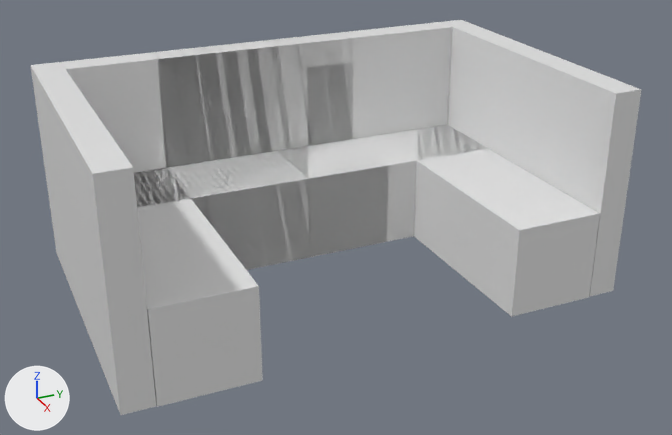
Renders of the Blender file assets/3D/blend/bank.blend from each side of a commit.
Both versions are drawn from a 50 mm lens placed at (8.46, 0.14, 6.85), pointed at (1.02, 3.49, 3.13). The axes (+X, +Y, +Z) are drawn at lower left. The lights are the same throughout.
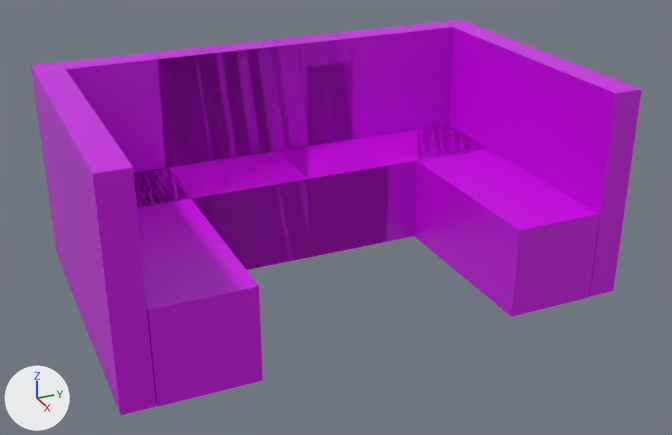
Pixel boxes [x1, y1, x2, y2] of what changed, in the pictures (672 x 435 px):
'Cube.004', recoloured
    both: [31, 20, 641, 415]
part 1 of me_cube_006, recoloured
    both: [441, 20, 641, 296]
part 2 of me_cube_006, recoloured
    both: [134, 168, 263, 407]
part 3 of me_cube_006, recoloured
    both: [31, 62, 156, 415]
part 4 of me_cube_006, recoloured
    both: [60, 46, 277, 173]
part 5 of me_cube_006, recoloured (white to pink)
    both: [134, 151, 311, 270]
part 6 of me_cube_006, recoloured
    both: [151, 32, 353, 168]
part 7 of me_cube_006, recoloured (white to pink)
    both: [167, 139, 389, 270]
part 8 of me_cube_006, recoloured
    both: [268, 22, 453, 151]
part 9 of me_cube_006, recoloured
    both: [279, 125, 489, 257]

What changed in the scene script:
```text
Change mat_material_009:
    mat_material_009.base_color: (0.8, 0.8, 0.8) -> (0.624, 0.0, 0.8)  # white #e7e7e7 -> pink #cf00e7
Change me_cube_006:
    where me_cube_006.from_pydata(...)  # 80 vertices, 60 faces; spans x -1.02..1.01, y -1.0..3.59, z -9.21..1.65
    used by ob_cube_004; location = (0.822, 5.108, 2.896); rotation_euler = (1.571, 0.0, 3.142), in degrees (90, 0, 180); scale = (1.51, 0.44, 0.44)
    me_cube_006 part 1: all 6 faces that had it switch from mat_material_008 (white #e7e7e7) to mat_material_009 (pink #cf00e7)
    me_cube_006 part 2: all 6 faces that had it switch from mat_material (white #e7e7e7) to mat_material_009 (pink #cf00e7)
    me_cube_006 part 3: all 6 faces that had it switch from mat_material_001 (white #e7e7e7) to mat_material_009 (pink #cf00e7)
    me_cube_006 part 4: all 6 faces that had it switch from mat_material_002 (white #e7e7e7) to mat_material_009 (pink #cf00e7)
    me_cube_006 part 5: all 6 faces that had it switch from mat_material_003 (white #e7e7e7) to mat_material_009 (pink #cf00e7)
    me_cube_006 part 6: all 6 faces that had it switch from mat_material_005 (white #e7e7e7) to mat_material_009 (pink #cf00e7)
    me_cube_006 part 7: all 6 faces that had it switch from mat_material_004 (white #e7e7e7) to mat_material_009 (pink #cf00e7)
    me_cube_006 part 8: all 6 faces that had it switch from mat_material_007 (white #e7e7e7) to mat_material_009 (pink #cf00e7)
    me_cube_006 part 9: all 6 faces that had it switch from mat_material_006 (white #e7e7e7) to mat_material_009 (pink #cf00e7)
```
